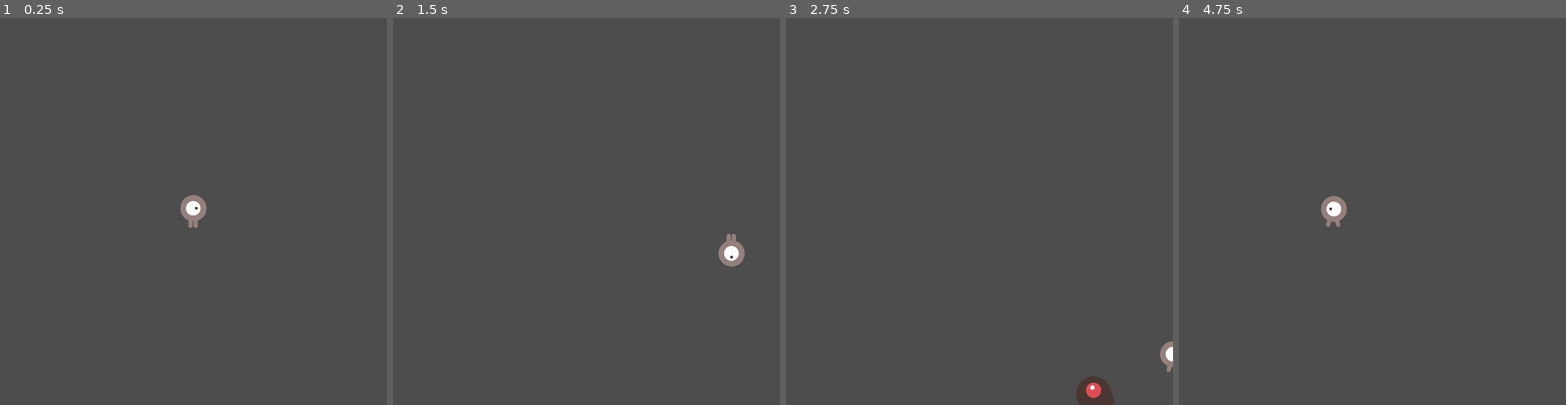
Above: before the commit, frames 1-4 (left to right).
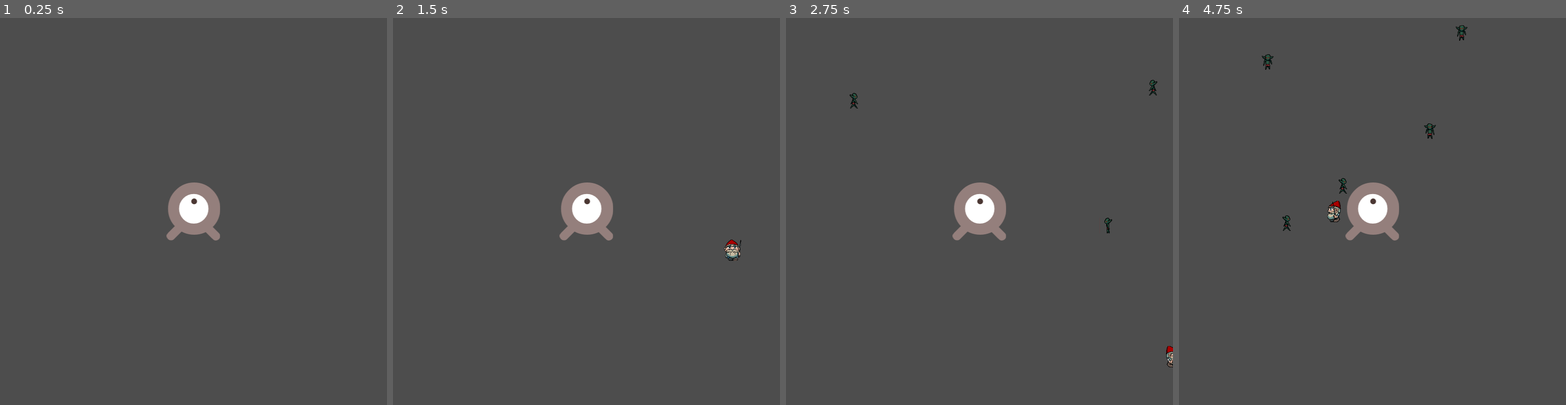
Above: after the commit, the same moments.

Repository: rovald30/Land-of-the-Evil-Bubble
Game: Godot game, scene res://main.tscn
Same seed, same stepped clock (60 frames per second), same inputs: the game is played once before the commit and once after it.
Inputs:
- Up to frame 1 (0.25 s): no input
- Up to frame 2 (1.5 s): tap Enter at 0.5 s; hold D (move_right) 0.53-1.28 s; hold S (move_down) from 1.28 s (still down)
- Up to frame 3 (2.75 s): release S (move_down) at 2.03 s; hold D (move_right) from 2.03 s (still down)
- Up to frame 4 (4.75 s): release D (move_right) at 2.78 s; hold W (move_up) 2.78-3.53 s; hold A (move_left) from 3.53 s (still down)

The runs differ from the first frame. In frame 1, 1.5% of the frame differs, in the area x 43-57%, y 42-58%; in frame 2, 2.0%; in frame 3, 2.5%, in the area x 16-100%, y 16-100%; in frame 4, 2.3%.

Commit message:
Add files via upload

Diff:
--- /dev/null
+++ b/land-of-the-evil-bubble/base.gd
@@ -0,0 +1,27 @@
+extends Area2D
+
+signal hit
+signal end
+@export var health = 100 # How fast the player will move (pixels/sec).
+var screen_size # Size of the game window.
+
+func start(pos):
+	position = pos
+	show()
+	$CollisionShape2D.disabled = false
+
+# Called when the node enters the scene tree for the first time.
+func _ready() -> void:
+	screen_size = get_viewport_rect().size
+
+
+func _on_body_entered(body: Node2D) -> void:
+
+	hit.emit()
+	# Must be deferred as we can't change physics properties on a physics callback.
+	#$CollisionShape2D.set_deferred("disabled", true)
+	health -= 10
+	print(health)
+	if health <= 0:
+		end.emit()
+	body.queue_free()
--- /dev/null
+++ b/land-of-the-evil-bubble/base.tscn
@@ -0,0 +1,19 @@
+[gd_scene load_steps=4 format=3 uid="uid://8e84l17raqpf"]
+
+[ext_resource type="Script" path="res://base.gd" id="1_6cjh2"]
+[ext_resource type="Texture2D" uid="uid://b8ua3rswoqb72" path="res://art/playerGrey_up2.png" id="2_0jef0"]
+
+[sub_resource type="CircleShape2D" id="CircleShape2D_yda3r"]
+radius = 56.5685
+
+[node name="Base" type="Area2D"]
+script = ExtResource("1_6cjh2")
+metadata/_edit_group_ = true
+
+[node name="Sprite2D" type="Sprite2D" parent="."]
+texture = ExtResource("2_0jef0")
+
+[node name="CollisionShape2D" type="CollisionShape2D" parent="."]
+shape = SubResource("CircleShape2D_yda3r")
+
+[connection signal="body_entered" from="." to="." method="_on_body_entered"]
--- a/land-of-the-evil-bubble/main.gd
+++ b/land-of-the-evil-bubble/main.gd
@@ -5,53 +5,52 @@
 
 # Called when the node enters the scene tree for the first time.
 func _ready():
-	print("kys")
 	new_game()
 
 func game_over():
-	$ScoreTimer.stop()
+	#$ScoreTimer.stop()
 	$MobTimer.stop()
 
 func new_game():
-	print("kys2")
 	score = 0
 	$Player.start($StartPosition.position)
-	print("kys2.5")
+	$Base.start($StartPosition.position)
 	$StartTimer.start()
-	print("kys2.75")
 
 func _on_mob_timer_timeout():
-	print("kys4")
 	# Create a new instance of the Mob scene.
 	var mob = mob_scene.instantiate()
+
+	var midpos = $Midpos.position
 
 	# Choose a random location on Path2D.
 	var mob_spawn_location = $MobPath/MobSpawnLocation
 	mob_spawn_location.progress_ratio = randf()
 
-	# Set the mob's direction perpendicular to the path direction.
-	var direction = mob_spawn_location.rotation + PI / 2
-
-	# Set the mob's position to a random location.
 	mob.position = mob_spawn_location.position
-	print("kys")
 	# Add some randomness to the direction.
-	direction += randf_range(-PI / 4, PI / 4)
-	mob.rotation = direction
+	#direction += randf_range(-PI / 4, PI / 4)
+	var direction = (midpos - mob.position).normalized()
 
 	# Choose the velocity for the mob.
-	var velocity = Vector2(randf_range(150.0, 250.0), 0.0)
-	mob.linear_velocity = velocity.rotated(direction)
+	var speed = randf_range(150.0, 250.0)
+	var velocity = direction * speed
+	mob.linear_velocity = velocity
+
+	mob.enemyclass = "basic"
 
 	# Spawn the mob by adding it to the Main scene.
 	add_child(mob)
 
 func _on_score_timer_timeout():
-	print("kys6")
 	score += 1
 
 func _on_start_timer_timeout():
 	score = 0;
-	print("kys3")
 	$MobTimer.start()
 	$ScoreTimer.start()
+
+
+
+func _on_base_hit() -> void:
+	pass # Replace with function body.
--- a/land-of-the-evil-bubble/main.tscn
+++ b/land-of-the-evil-bubble/main.tscn
@@ -1,8 +1,9 @@
-[gd_scene load_steps=5 format=3 uid="uid://syx5tssli2cm"]
+[gd_scene load_steps=6 format=3 uid="uid://syx5tssli2cm"]
 
 [ext_resource type="Script" path="res://main.gd" id="1_1r1s4"]
 [ext_resource type="PackedScene" uid="uid://dkpxrehp0t4if" path="res://mob.tscn" id="2_jn3lg"]
 [ext_resource type="PackedScene" uid="uid://jafu872n4kut" path="res://player.tscn" id="3_frcpy"]
+[ext_resource type="PackedScene" uid="uid://8e84l17raqpf" path="res://base.tscn" id="4_vj3xi"]
 
 [sub_resource type="Curve2D" id="Curve2D_7g7yo"]
 _data = {
@@ -33,7 +34,14 @@
 
 [node name="MobSpawnLocation" type="PathFollow2D" parent="MobPath"]
 
+[node name="Base" parent="." instance=ExtResource("4_vj3xi")]
+
+[node name="Midpos" type="Marker2D" parent="."]
+position = Vector2(400, 400)
+
 [connection signal="hit" from="Player" to="." method="game_over"]
 [connection signal="timeout" from="MobTimer" to="." method="_on_mob_timer_timeout"]
 [connection signal="timeout" from="StartTimer" to="." method="_on_start_timer_timeout"]
 [connection signal="timeout" from="ScoreTimer" to="." method="_on_score_timer_timeout"]
+[connection signal="end" from="Base" to="." method="game_over"]
+[connection signal="hit" from="Base" to="." method="_on_base_hit"]
--- a/land-of-the-evil-bubble/mob.gd
+++ b/land-of-the-evil-bubble/mob.gd
@@ -3,9 +3,43 @@
 #@export var enemy_type: String = "basic"  # Can be "basic", "tank", or "speedy"
 #var velocity: Vector2 = Vector2.ZERO
 
-# Define animation sets for different enemy types
+var enemyclass
+
+var animation_sets = {
+	"basic": ["basicRight", "basicUp", "basicDown"],
+	"tank": ["tankRight", "tankUp", "tankDown"],
+	"speedy": ["speedyRight", "speedyUp", "speedyDown"]
+}
+
+@export var health = 100
+@export var armor = 100
+@export var damage = 100
 
 
 func _ready():
-	var mob_types = $AnimatedSprite2D.sprite_frames.get_animation_names()
-	$AnimatedSprite2D.play(mob_types[randi() % mob_types.size()])
+	$AnimatedSprite2D.animation = animation_sets[enemyclass][0]
+	var screen_size = get_viewport_rect().size
+	var velocity = linear_velocity
+	var left_distance = position.x
+	var right_distance = screen_size.x - position.x
+	var top_distance = position.y
+	var bottom_distance = screen_size.y - position.y
+
+	var min_distance = min(left_distance, right_distance, top_distance, bottom_distance)
+
+	if min_distance == left_distance:
+		$AnimatedSprite2D.animation = animation_sets[enemyclass][0]  # Right (spawned from left)
+	elif min_distance == right_distance:
+		$AnimatedSprite2D.animation = animation_sets[enemyclass][0]
+		$AnimatedSprite2D.flip_h = true  # Left (spawned from right)
+	elif min_distance == top_distance:
+		$AnimatedSprite2D.animation = animation_sets[enemyclass][2]  # Down (spawned from top)
+	elif min_distance == bottom_distance:
+		$AnimatedSprite2D.animation = animation_sets[enemyclass][1]  # Up (spawned from bottom)
+	$AnimatedSprite2D.play()
+
+
+
+func _on_body_entered(body: Node) -> void:
+	print("hello my guyse")
+	queue_free() # Replace with function body.
--- a/land-of-the-evil-bubble/mob.tscn
+++ b/land-of-the-evil-bubble/mob.tscn
@@ -1,32 +1,58 @@
-[gd_scene load_steps=10 format=3 uid="uid://dkpxrehp0t4if"]
+[gd_scene load_steps=12 format=3 uid="uid://dkpxrehp0t4if"]
 
-[ext_resource type="Texture2D" uid="uid://d0tfn7ua67x4o" path="res://art/enemyWalking_1.png" id="1_phxea"]
 [ext_resource type="Script" path="res://mob.gd" id="1_qxv37"]
-[ext_resource type="Texture2D" uid="uid://barifla75vb6f" path="res://art/enemyFlyingAlt_1.png" id="2_06ycx"]
-[ext_resource type="Texture2D" uid="uid://cjpthjc8rcdvr" path="res://art/enemyWalking_2.png" id="2_igy1p"]
-[ext_resource type="Texture2D" uid="uid://dhfpuejw5yuk5" path="res://art/enemyFlyingAlt_2.png" id="2_y5hwx"]
-[ext_resource type="Texture2D" uid="uid://dj702cb22ryuc" path="res://art/enemySwimming_1.png" id="4_tx7mu"]
-[ext_resource type="Texture2D" uid="uid://cokd87t4v5arx" path="res://art/enemySwimming_2.png" id="5_6s75a"]
+[ext_resource type="Texture2D" uid="uid://c3e5dfcufgeur" path="res://art/enemy_design_new.png" id="2_t5l46"]
+
+[sub_resource type="AtlasTexture" id="AtlasTexture_xgo6u"]
+atlas = ExtResource("2_t5l46")
+region = Rect2(64, 0, 32, 32)
+
+[sub_resource type="AtlasTexture" id="AtlasTexture_anxbc"]
+atlas = ExtResource("2_t5l46")
+region = Rect2(96, 0, 32, 32)
+
+[sub_resource type="AtlasTexture" id="AtlasTexture_fp5l8"]
+atlas = ExtResource("2_t5l46")
+region = Rect2(0, 0, 32, 32)
+
+[sub_resource type="AtlasTexture" id="AtlasTexture_64uwu"]
+atlas = ExtResource("2_t5l46")
+region = Rect2(32, 0, 32, 32)
+
+[sub_resource type="AtlasTexture" id="AtlasTexture_qm62b"]
+atlas = ExtResource("2_t5l46")
+region = Rect2(192, 0, 32, 32)
+
+[sub_resource type="AtlasTexture" id="AtlasTexture_aj54g"]
+atlas = ExtResource("2_t5l46")
+region = Rect2(128, 0, 32, 32)
+
+[sub_resource type="AtlasTexture" id="AtlasTexture_acmta"]
+atlas = ExtResource("2_t5l46")
+region = Rect2(160, 0, 32, 32)
 
 [sub_resource type="SpriteFrames" id="SpriteFrames_gowe7"]
 animations = [{
 "frames": [{
 "duration": 1.0,
-"texture": ExtResource("2_06ycx")
+"texture": SubResource("AtlasTexture_xgo6u")
 }, {
 "duration": 1.0,
-"texture": ExtResource("2_y5hwx")
+"texture": SubResource("AtlasTexture_anxbc")
 }],
 "loop": true,
-"name": &"basicAttack",
+"name": &"basicDown",
 "speed": 3.0
 }, {
 "frames": [{
 "duration": 1.0,
-"texture": ExtResource("4_tx7mu")
+"texture": SubResource("AtlasTexture_fp5l8")
 }, {
 "duration": 1.0,
-"texture": ExtResource("5_6s75a")
+"texture": SubResource("AtlasTexture_64uwu")
+}, {
+"duration": 1.0,
+"texture": SubResource("AtlasTexture_qm62b")
 }],
 "loop": true,
 "name": &"basicRight",
@@ -34,10 +60,10 @@
 }, {
 "frames": [{
 "duration": 1.0,
-"texture": ExtResource("1_phxea")
+"texture": SubResource("AtlasTexture_aj54g")
 }, {
 "duration": 1.0,
-"texture": ExtResource("2_igy1p")
+"texture": SubResource("AtlasTexture_acmta")
 }],
 "loop": true,
 "name": &"basicUp",
@@ -45,23 +71,24 @@
 }]
 
 [sub_resource type="RectangleShape2D" id="RectangleShape2D_no204"]
-size = Vector2(94, 72)
+size = Vector2(35, 27)
 
-[node name="Mob" type="RigidBody2D"]
+[node name="Mob" type="RigidBody2D" groups=["Enemy"]]
 collision_mask = 0
 gravity_scale = 0.0
 script = ExtResource("1_qxv37")
 metadata/_edit_group_ = true
 
 [node name="AnimatedSprite2D" type="AnimatedSprite2D" parent="."]
-rotation = 1.5708
-scale = Vector2(0.75, 0.75)
 sprite_frames = SubResource("SpriteFrames_gowe7")
-animation = &"basicUp"
-frame_progress = 0.383179
+animation = &"basicDown"
+frame_progress = 0.437697
 
 [node name="CollisionShape2D" type="CollisionShape2D" parent="."]
+position = Vector2(-0.5, 0.5)
 rotation = 1.5708
 shape = SubResource("RectangleShape2D_no204")
 
 [node name="VisibleOnScreenNotifier2D" type="VisibleOnScreenNotifier2D" parent="."]
+
+[connection signal="body_entered" from="." to="." method="_on_body_entered"]
--- a/land-of-the-evil-bubble/player.gd
+++ b/land-of-the-evil-bubble/player.gd
@@ -7,7 +7,7 @@
 func start(pos):
 	position = pos
 	show()
-	$CollisionShape2D.disabled = false
+	$CollisionShape2D.disabled = true
 
 # Called when the node enters the scene tree for the first time.
 func _ready() -> void:
@@ -36,19 +36,16 @@
 	position += velocity * delta
 	position = position.clamp(Vector2.ZERO, screen_size)
 
-	if velocity.x < 0:
-		$AnimatedSprite2D.flip_h = true
-	else:
-		$AnimatedSprite2D.flip_h = false
-
-	if velocity.x != 0:
-		$AnimatedSprite2D.animation = "walk"
+	if velocity.x > 0:
+		$AnimatedSprite2D.animation = "right"
 		$AnimatedSprite2D.flip_v = false
 		# See the note below about the following boolean assignment.
-		$AnimatedSprite2D.flip_h = velocity.x < 0
-	elif velocity.y != 0:
+	elif velocity.x < 0:
+		$AnimatedSprite2D.animation = "left"
+	elif velocity.y < 0:
 		$AnimatedSprite2D.animation = "up"
-		$AnimatedSprite2D.flip_v = velocity.y > 0
+	elif velocity.y > 0:
+		$AnimatedSprite2D.animation = "down"
 
 
 func _on_body_entered(body: Node2D) -> void:
--- a/land-of-the-evil-bubble/player.tscn
+++ b/land-of-the-evil-bubble/player.tscn
@@ -1,49 +1,101 @@
-[gd_scene load_steps=8 format=3 uid="uid://jafu872n4kut"]
+[gd_scene load_steps=13 format=3 uid="uid://jafu872n4kut"]
 
-[ext_resource type="Texture2D" uid="uid://bbnfqxu8s20ra" path="res://art/playerGrey_walk1.png" id="1_1v8yu"]
 [ext_resource type="Script" path="res://player.gd" id="1_sk4pb"]
-[ext_resource type="Texture2D" uid="uid://cd6rt65ytmk7r" path="res://art/playerGrey_walk2.png" id="2_cnbek"]
-[ext_resource type="Texture2D" uid="uid://ccpqp3i1b4xpp" path="res://art/playerGrey_up1.png" id="2_wvw7f"]
-[ext_resource type="Texture2D" uid="uid://b8ua3rswoqb72" path="res://art/playerGrey_up2.png" id="3_s76c6"]
+[ext_resource type="Texture2D" uid="uid://bn3mtery25bkp" path="res://art/gnome.png" id="2_2nhek"]
+
+[sub_resource type="AtlasTexture" id="AtlasTexture_g0ep1"]
+atlas = ExtResource("2_2nhek")
+region = Rect2(0, 0, 64, 64)
+
+[sub_resource type="AtlasTexture" id="AtlasTexture_jsln4"]
+atlas = ExtResource("2_2nhek")
+region = Rect2(64, 0, 64, 64)
+
+[sub_resource type="AtlasTexture" id="AtlasTexture_x7h33"]
+atlas = ExtResource("2_2nhek")
+region = Rect2(256, 0, 64, 64)
+
+[sub_resource type="AtlasTexture" id="AtlasTexture_ev68u"]
+atlas = ExtResource("2_2nhek")
+region = Rect2(320, 0, 64, 64)
+
+[sub_resource type="AtlasTexture" id="AtlasTexture_gvelv"]
+atlas = ExtResource("2_2nhek")
+region = Rect2(384, 0, 64, 64)
+
+[sub_resource type="AtlasTexture" id="AtlasTexture_lwbjy"]
+atlas = ExtResource("2_2nhek")
+region = Rect2(448, 0, 64, 64)
+
+[sub_resource type="AtlasTexture" id="AtlasTexture_f8167"]
+atlas = ExtResource("2_2nhek")
+region = Rect2(128, 0, 64, 64)
+
+[sub_resource type="AtlasTexture" id="AtlasTexture_6m1pp"]
+atlas = ExtResource("2_2nhek")
+region = Rect2(192, 0, 64, 64)
 
 [sub_resource type="SpriteFrames" id="SpriteFrames_qjaeq"]
 animations = [{
 "frames": [{
 "duration": 1.0,
-"texture": ExtResource("2_wvw7f")
+"texture": SubResource("AtlasTexture_g0ep1")
 }, {
 "duration": 1.0,
-"texture": ExtResource("3_s76c6")
+"texture": SubResource("AtlasTexture_jsln4")
+}],
+"loop": true,
+"name": &"down",
+"speed": 5.0
+}, {
+"frames": [{
+"duration": 1.0,
+"texture": SubResource("AtlasTexture_x7h33")
+}, {
+"duration": 1.0,
+"texture": SubResource("AtlasTexture_ev68u")
+}],
+"loop": true,
+"name": &"left",
+"speed": 5.0
+}, {
+"frames": [{
+"duration": 1.0,
+"texture": SubResource("AtlasTexture_gvelv")
+}, {
+"duration": 1.0,
+"texture": SubResource("AtlasTexture_lwbjy")
+}],
+"loop": true,
+"name": &"right",
+"speed": 5.0
+}, {
+"frames": [{
+"duration": 1.0,
+"texture": SubResource("AtlasTexture_f8167")
+}, {
+"duration": 1.0,
+"texture": SubResource("AtlasTexture_6m1pp")
 }],
 "loop": true,
 "name": &"up",
 "speed": 5.0
-}, {
-"frames": [{
-"duration": 1.0,
-"texture": ExtResource("1_1v8yu")
-}, {
-"duration": 1.0,
-"texture": ExtResource("2_cnbek")
-}],
-"loop": true,
-"name": &"walk",
-"speed": 5.0
 }]
 
 [sub_resource type="RectangleShape2D" id="RectangleShape2D_587fh"]
-size = Vector2(54, 68)
+size = Vector2(36, 48)
 
 [node name="Player" type="Area2D"]
 script = ExtResource("1_sk4pb")
 metadata/_edit_group_ = true
 
 [node name="AnimatedSprite2D" type="AnimatedSprite2D" parent="."]
-scale = Vector2(0.5, 0.5)
+scale = Vector2(0.7, 0.7)
 sprite_frames = SubResource("SpriteFrames_qjaeq")
-animation = &"walk"
+animation = &"down"
 
 [node name="CollisionShape2D" type="CollisionShape2D" parent="."]
+position = Vector2(2, 0)
 shape = SubResource("RectangleShape2D_587fh")
 
 [connection signal="body_entered" from="." to="." method="_on_body_entered"]
--- a/land-of-the-evil-bubble/project.godot
+++ b/land-of-the-evil-bubble/project.godot
@@ -20,6 +20,10 @@
 window/size/viewport_width=800
 window/size/viewport_height=800
 window/stretch/mode="canvas_items"
+
+[global_group]
+
+Enemy=""
 
 [input]
 
--- /dev/null
+++ b/land-of-the-evil-bubble/projectile.gd
@@ -0,0 +1,15 @@
+extends RigidBody2D
+
+
+# Called when the node enters the scene tree for the first time.
+func _ready() -> void:
+	pass # Replace with function body.
+
+
+# Called every frame. 'delta' is the elapsed time since the previous frame.
+func _process(delta: float) -> void:
+	pass
+
+
+func _on_body_entered(body: Node) -> void:
+	queue_free()
--- /dev/null
+++ b/land-of-the-evil-bubble/projectile.tscn
@@ -0,0 +1,20 @@
+[gd_scene load_steps=4 format=3 uid="uid://ticsrl81tkpe"]
+
+[ext_resource type="Script" path="res://projectile.gd" id="1_x3syy"]
+[ext_resource type="Texture2D" uid="uid://ccpqp3i1b4xpp" path="res://art/playerGrey_up1.png" id="2_cnf5d"]
+
+[sub_resource type="CircleShape2D" id="CircleShape2D_pu0q0"]
+radius = 68.2642
+
+[node name="Projectile" type="RigidBody2D"]
+gravity_scale = 0.0
+script = ExtResource("1_x3syy")
+metadata/_edit_group_ = true
+
+[node name="Sprite2D" type="Sprite2D" parent="."]
+texture = ExtResource("2_cnf5d")
+
+[node name="CollisionShape2D" type="CollisionShape2D" parent="."]
+shape = SubResource("CircleShape2D_pu0q0")
+
+[connection signal="body_entered" from="." to="." method="_on_body_entered"]
Binary file added: land-of-the-evil-bubble/art/enemy_design_new.png
Not shown, added: land-of-the-evil-bubble/art/enemy_design_new.png.import
Binary file added: land-of-the-evil-bubble/art/gnome.png
Not shown, added: land-of-the-evil-bubble/art/gnome.png.import
